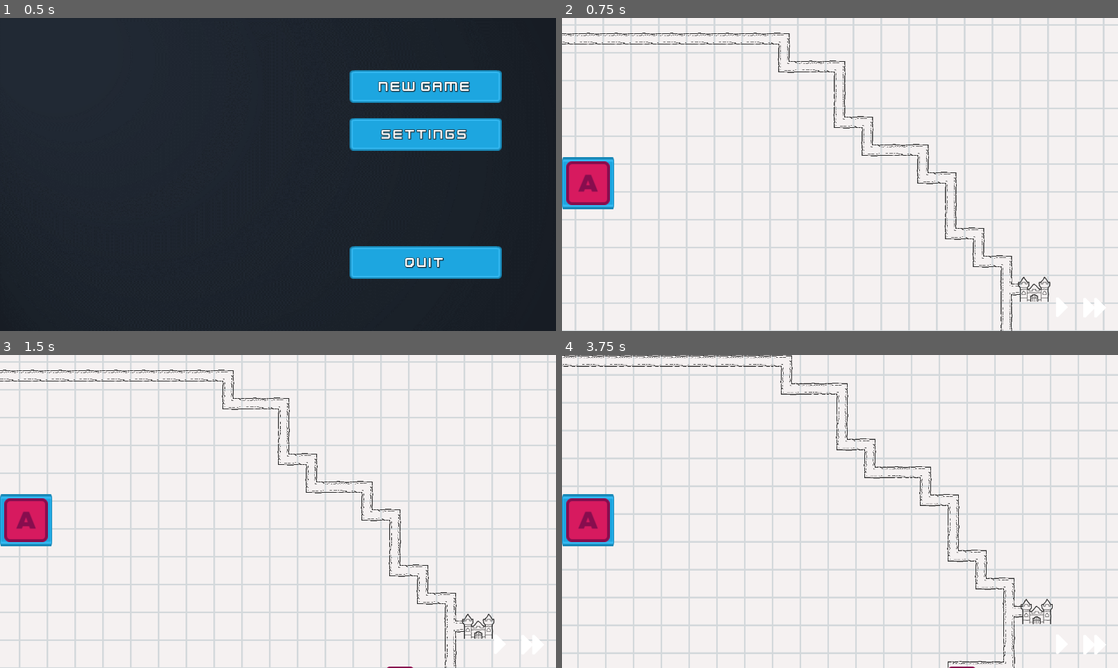
Above: before the commit, frames 1-4 (two rows, left to right).
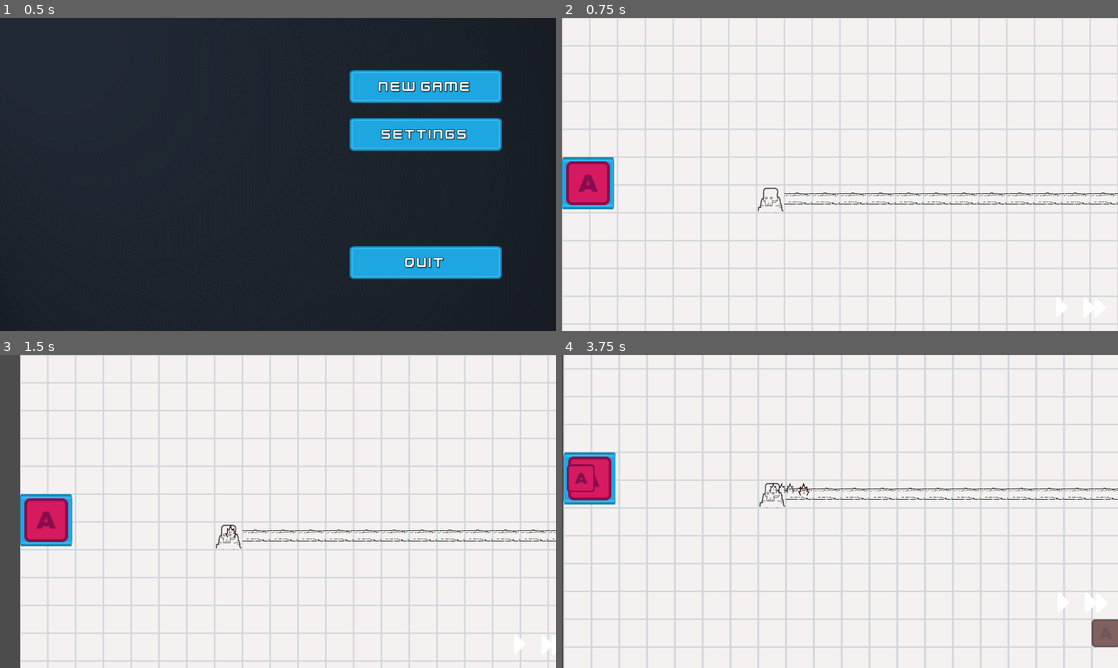
Above: after the commit, the same moments.

Repository: Millenium47/TowerDefense
Game: Godot game, scene res://SceneHandler.tscn
The game is run twice, just before and just after one commit, with the same random seed, the same clock (stepped at 60 frames per second) and the same inputs.
Inputs (mouse positions are in pixels of both pictures, inside the frame that each line leads up to; where the layout moved, square brackets give the same spot in the first picture):
- Up to frame 1 (0.5 s): no input
- Up to frame 2 (0.75 s): click "New Game" at 0.5 s
- Up to frame 3 (1.5 s): click (27, 520) at 1.25 s
- Up to frame 4 (3.75 s): click (1117, 642) [1095, 642] at 2 s; click (589, 498) [589, 520] at 2.75 s; click (1117, 621) [1095, 642] at 3.5 s

Frame 1 is identical in both runs. In frame 2, 20% of the frame differs, in the area x 0-100%, y 0-100%; in frame 3, 16%; in frame 4, 25%.
Error before the commit: Attempt to call function 'world_to_map' in base 'null instance' on a null instance. (res://UI/GameScene.gd:38)

Commit message:
Fixing tower preview and camera movement

Diff:
--- a/Gameboard.tscn
+++ b/Gameboard.tscn
@@ -66,9 +66,10 @@
 script = ExtResource( 4 )
 
 [node name="DragCamera" parent="." instance=ExtResource( 6 )]
-position = Vector2( 1505, 728 )
+position = Vector2( 640, 360 )
 current = true
 process_mode = 0
+smoothing_speed = 10.0
 
 [node name="YSort" type="YSort" parent="."]
 
--- a/UI/GameScene.gd
+++ b/UI/GameScene.gd
@@ -2,7 +2,7 @@
 
 onready var UI := $UI
 onready var gameboard := $Gameboard
-onready var grid := $YSort/Background
+onready var background := $Gameboard/YSort/Background
 
 var map_node
 
@@ -35,7 +35,7 @@
 
 func update_tower_preview():
 	var mouse_position = get_global_mouse_position()
-	var current_cell = grid.world_to_map(mouse_position) #(15,2)
+	var current_cell = background.world_to_map(mouse_position) #(15,2)
 	#grid.map_to_world(current_cell) (128,128)
 
 	if current_cell in gameboard.get_cells():
@@ -55,4 +55,4 @@
 	if build_valid:
 		var new_building = load("res://objects/buildings/ArrowTower.tscn").instance()
 		new_building.position = gameboard.calculate_map_position(build_location)
-		grid.add_child(new_building, true)
+		background.add_child(new_building, true)
--- a/UI/GameScene.tscn
+++ b/UI/GameScene.tscn
@@ -15,6 +15,7 @@
 [node name="Gameboard" parent="." instance=ExtResource( 1 )]
 
 [node name="UI" type="CanvasLayer" parent="."]
+follow_viewport_enable = true
 script = ExtResource( 5 )
 
 [node name="HUD" type="Control" parent="UI"]
--- a/resources/Camera.gd
+++ b/resources/Camera.gd
@@ -6,6 +6,7 @@
 
 var screen_size = OS.get_window_size()
 var dragging = false
+var step_size = 50
 
 func _input(event):
 	if event.is_action("drag"):
@@ -18,12 +19,12 @@
 	elif event is InputEventMouseMotion and dragging:
 		position = zoom * (mouse_start_pos - event.position) + screen_start_position
 	elif event is InputEventMouseMotion:
-		if(get_global_mouse_position().x > position.x + screen_size.x/2 - 150):
-			position.x += 20
-		elif(get_global_mouse_position().x < position.x - screen_size.x/2 + 150):
-			position.x -= 20
+		if(get_global_mouse_position().x > position.x + screen_size.x/2 - 50):
+			position.x += step_size
+		elif(get_global_mouse_position().x < position.x - screen_size.x/2 + 50):
+			position.x -= step_size
 
-		if(get_global_mouse_position().y < position.y - screen_size.y/2 + 100):
-			position.y -= 20
-		elif(get_global_mouse_position().y > position.y + screen_size.y/2 - 100):
-			position.y += 20
+		if(get_global_mouse_position().y < position.y - screen_size.y/2 + 50):
+			position.y -= step_size
+		elif(get_global_mouse_position().y > position.y + screen_size.y/2 - 50):
+			position.y += step_size
